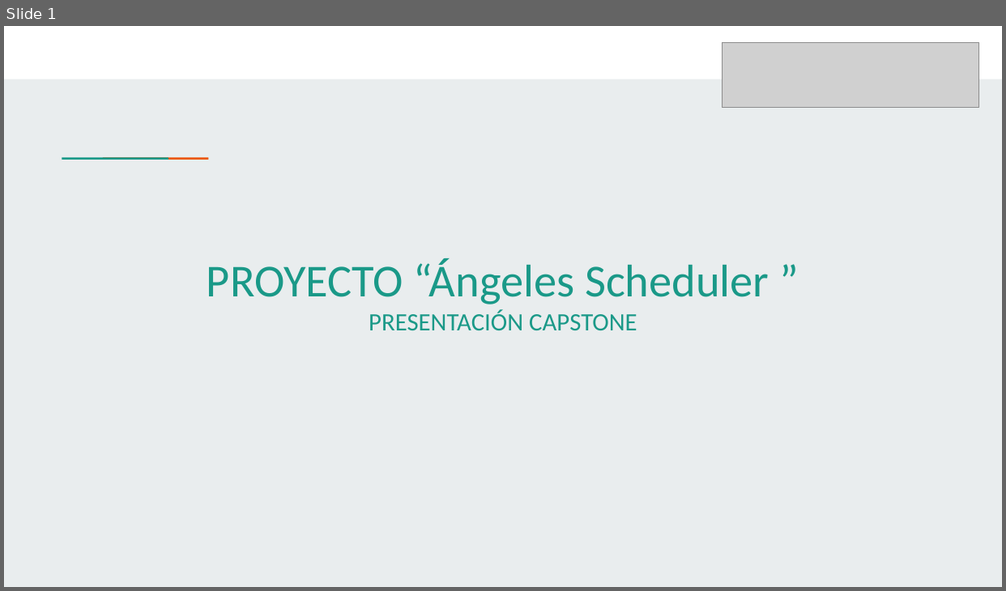
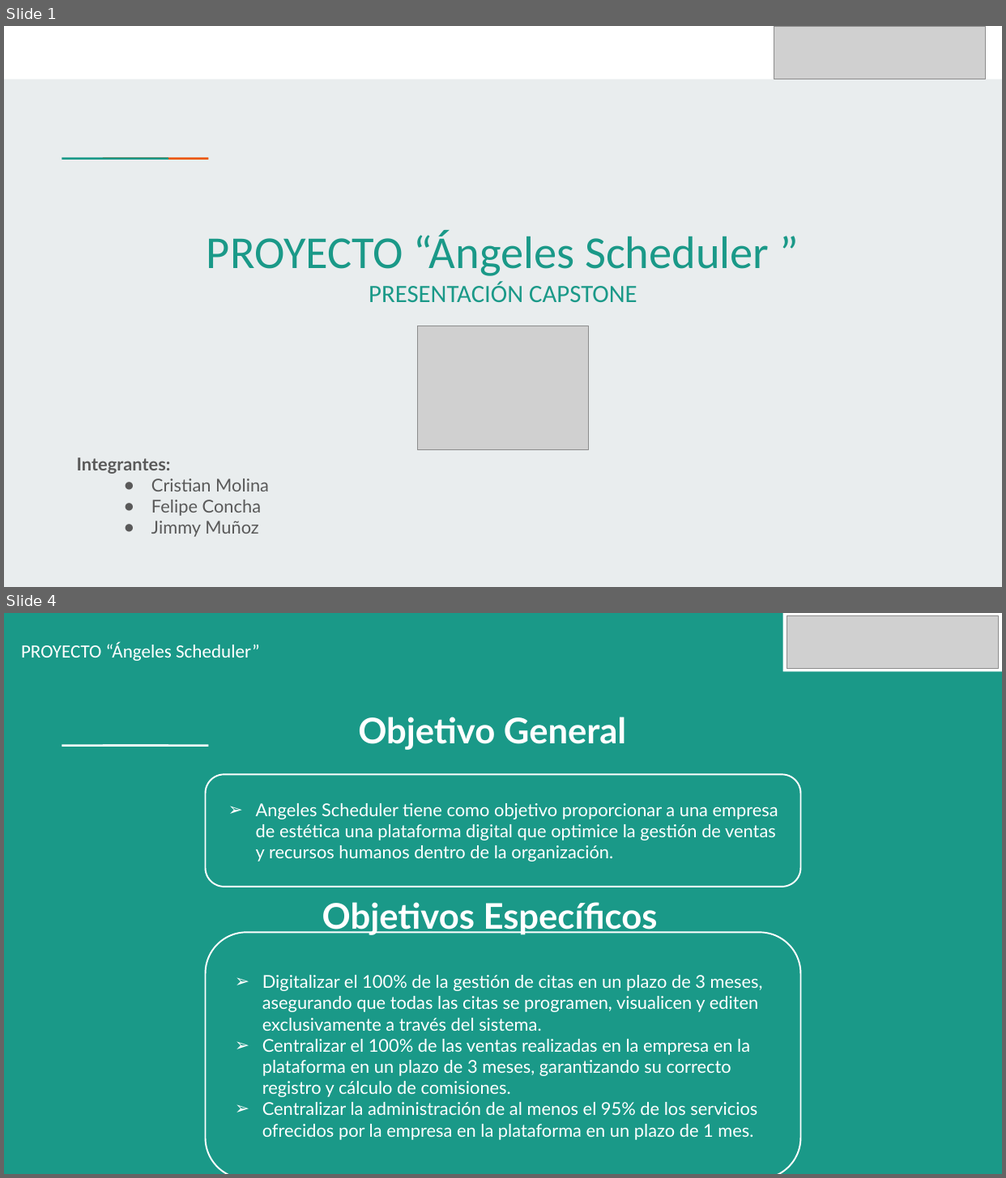
Before and after one commit to CrisMolina12/CP_PTY4614_4_EQP_2, a slide deck: Fase 2/Evidencias Proyecto/Presentación Proyecto.pptx. Shown one above the other, each under a label of ours: slide 1 before the commit, slides 1 and 4 after it; the slides between them are not shown. The pictures are 1006x591 and 1006x1178 pixels, drawn with LibreOffice and Linux fonts; fonts in the diff are those of the drawing; grey boxes stand for pictures. Boxes give left, top, right and bottom in pixels: in the first picture for what was removed or moved away, otherwise in the second. Text is boxed around its words. In the diff, an @@ line names an element or a change of style, - is before the commit and + after.

```diff
--- a/Fase 2/Evidencias Proyecto/Presentación Proyecto.pptx
+++ b/Fase 2/Evidencias Proyecto/Presentación Proyecto.pptx
@@ slide 4 added at <box>4,613,1002,1174</box>, background #1A9988 @@
@@ rectangle added at <box>783,613,1002,671</box>, fill #FFFFFF @@
@@ picture added at <box>787,616,998,669</box> @@
@@ text added at <box>21,642,260,661</box>, 18 pt, text #FFFFFF @@
+PROYECTO “Ángeles Scheduler”
@@ text added at <box>358,717,626,750</box>, 34 pt, text #FFFFFF, bold @@
+Objetivo General
@@ rectangle added at <box>95,743,136,748</box>, fill #FFFFFF @@
@@ rectangle added at <box>135,743,176,748</box>, fill #FFFFFF @@
@@ rounded rectangle added at <box>206,775,800,887</box>, outline #FFFFFF 1.5 pt, 17 pt, text #FFFFFF @@
+➢ Angeles Scheduler tiene como objetivo proporcionar a una empresa de estética una plataforma digital que optimice la gestión de ventas y recursos humanos dentro de la organización.
@@ text added at <box>322,902,658,935</box>, 34 pt, text #FFFFFF, bold @@
+Objetivos Específicos
@@ rounded rectangle added at <box>206,933,800,1174</box>, outline #FFFFFF 1.5 pt, 17 pt, text #FFFFFF @@
+➢ Digitalizar el 100% de la gestión de citas en un plazo de 3 meses, asegurando que todas las citas se programen, visualicen y editen exclusivamente a través del sistema.
+➢ Centralizar el 100% de las ventas realizadas en la empresa en la plataforma en un plazo de 3 meses, garantizando su correcto registro y cálculo de comisiones.
+➢ Centralizar la administración de al menos el 95% de los servicios ofrecidos por la empresa en la plataforma en un plazo de 1 mes.
@@ slide 1 changed as well @@
@@ picture: place and size @@
-picture at <box>722,43,979,108</box>
+picture at <box>774,26,986,79</box>
@@ text "PROYECTO “Ángeles Scheduler ”": place and size @@
-text "PROYECTO “Ángeles Scheduler ”" at <box>206,258,769,331</box>
+text "PROYECTO “Ángeles Scheduler ”" at <box>206,230,769,302</box>
@@ picture added at <box>418,327,589,450</box> @@
@@ text added at <box>77,458,269,537</box>, 17 pt, text #595959 @@
+Integrantes:
+● Cristian Molina
+● Felipe Concha
+● Jimmy Muñoz
```
Also in this commit, not shown: 7 other slides changed, 7 other slides added, 7 slides removed.
